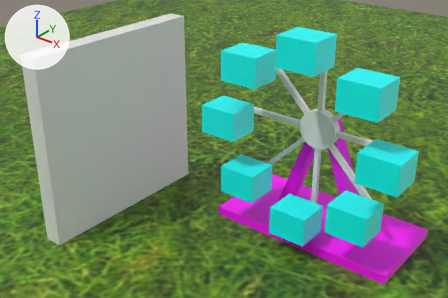
One commit to the Blender file Blender/testObject.blend: the scene before it, then after it.
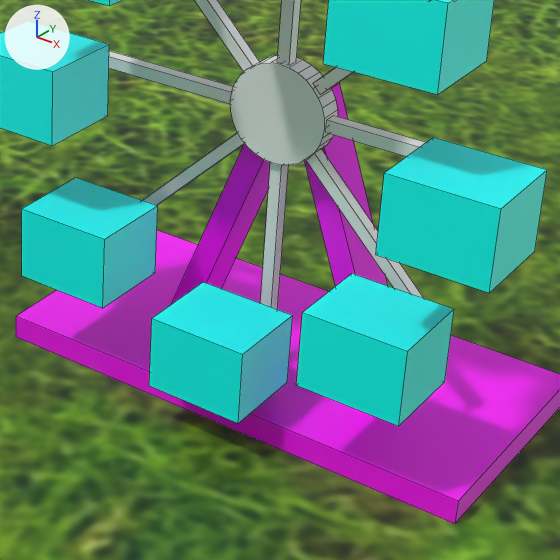
Each version is shown whole from a 50 mm lens placed at (27.65, -51.15, 36.94), pointed at (-6.28, -8.73, 10.64), then close up on the part from 48% to 95% of the width and 29% to 100% of the height. Arrows for +X, +Y and +Z are at upper left; the lights stay in place. The close-ups show mesh edges as thin lines.

Names of what the first close-up shows: 'Plane', 'bottom carriage', 'bottom left carriage', 'bottom right carriage', 'bottom right stick', 'bottom stand', 'circle', 'left carriage', 'left stand', 'right carriage', 'right stand', 'top right carriage'.
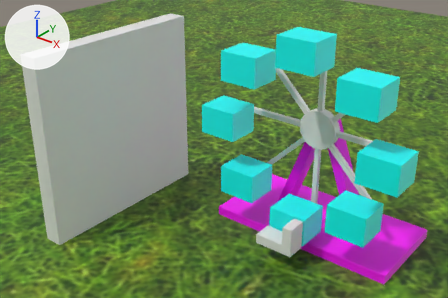
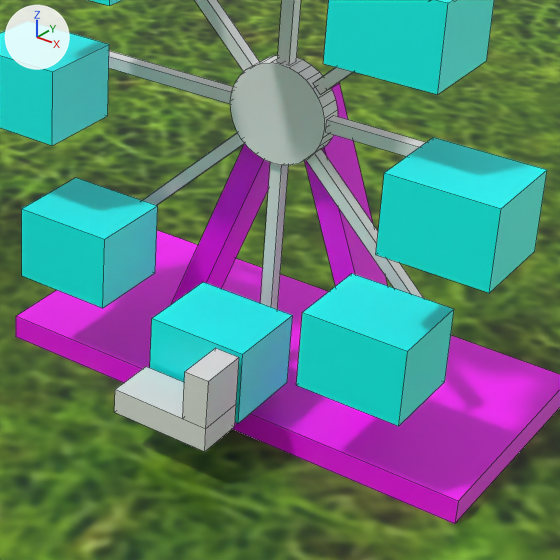
Edits to the bpy script that builds the scene:
```text
Add me_cube_015:
    me_cube_015.from_pydata(...)  # a box spanning x -1.0..1.0, y -1.0..1.0, z -1.0..1.0
Add me_cube_014:
    me_cube_014.from_pydata(...)  # a box spanning x -1.0..1.0, y -1.0..1.0, z -1.0..1.0
Add ob_back:
    ob_back = bpy.data.objects.new('back', me_cube_015)
    ob_back.location = (1.5, -8.0, 3.75)
    ob_back.scale = (0.5, 1.0, 1.0)
Add ob_floor:
    ob_floor = bpy.data.objects.new('floor', me_cube_014)
    ob_floor.location = (0.0, -8.0, 2.25)
    ob_floor.scale = (2.0, 1.0, 0.5)
```

What differs and where, as boxes [x1, y1, x2, y2] in the close-ups (560 x 560 px):
'floor', added: after [114, 367, 236, 452]
'back', added: after [183, 348, 239, 428]
